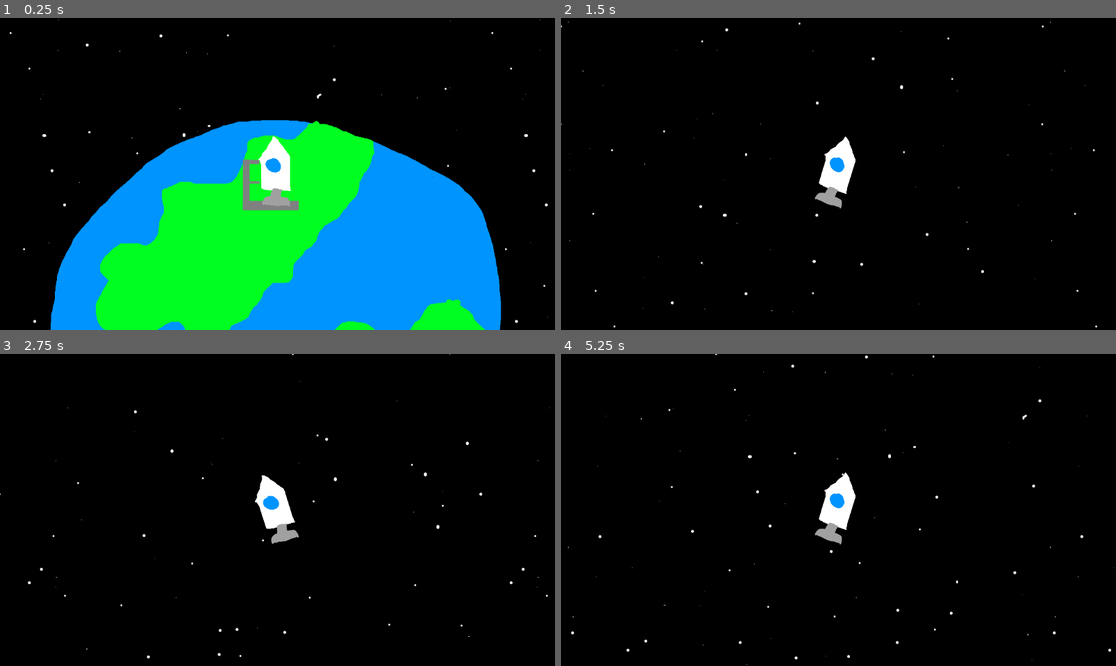
Above: before the commit, frames 1-4 (two rows, left to right).
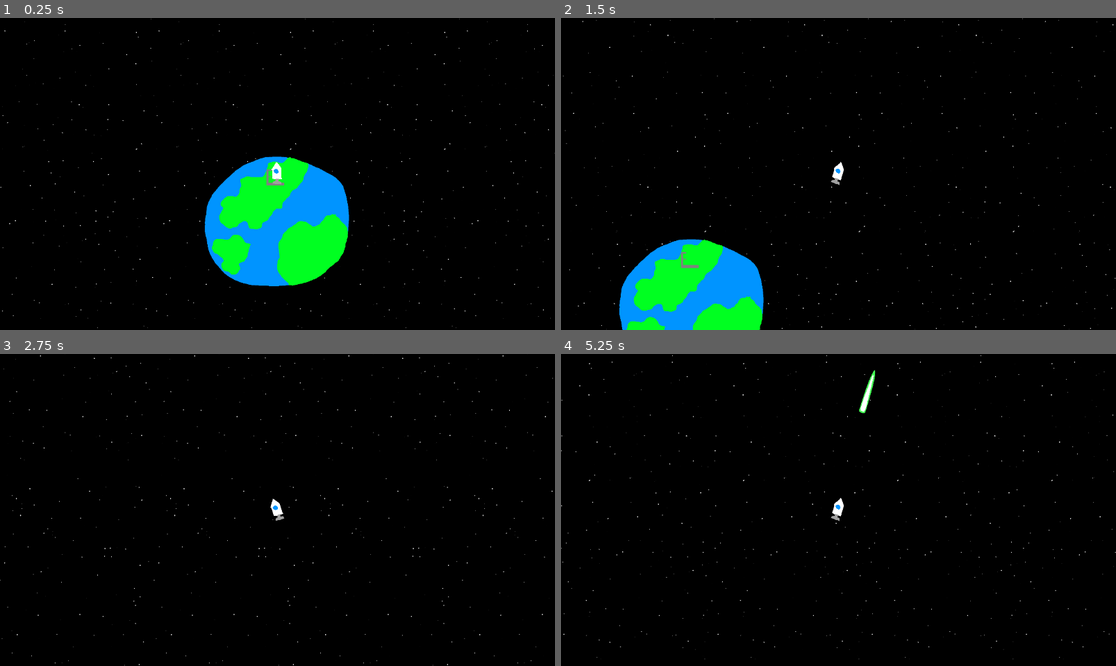
Above: after the commit, the same moments.

Repository: Simonandadog/the-most-videogame
Game: Godot game, scene res://scenes/main.tscn
Two runs of this game, one before a commit and one after it. Both use one fixed random seed, a clock stepped at 60 frames per second and the inputs below.
Inputs:
- Up to frame 1 (0.25 s): no input
- Up to frame 2 (1.5 s): tap Enter at 0.5 s; hold D (right) from 0.53 s (still down); tap E (shoot) at 0.6 s; tap Space (ASCEND) at 1.35 s
- Up to frame 3 (2.75 s): tap E (shoot) at 1.55, 2.1 s; release D (right) at 2.03 s; hold A (left) from 2.03 s (still down)
- Up to frame 4 (5.25 s): release A (left) at 2.78 s; hold D (right) 2.78-4.28 s; tap E (shoot) at 2.85, 3.8, 4.35, 5.1 s; tap Space (ASCEND) at 3.6 s; hold A (left) 4.28-5.03 s; hold D (right) from 5.03 s (still down)

The runs differ from the first frame. In frame 1, 41% of the frame differs, in the area x 0-100%, y 0-100%; in frame 2, 7.7%; in frame 3, 1.3%; in frame 4, 1.6%.
Error before the commit: Attempt to call function 'instantiate' in base 'null instance' on a null instance. (res://scripts/character_body_2d.gd:16)

Commit message:
adding gaming

Diff:
--- a/project.godot
+++ b/project.godot
@@ -43,6 +43,7 @@
 shoot={
 "deadzone": 0.2,
 "events": [Object(InputEventKey,"resource_local_to_scene":false,"resource_name":"","device":-1,"window_id":0,"alt_press …(192 unchanged characters)…
+, Object(InputEventMouseButton,"resource_local_to_scene":false,"resource_name":"","device":-1,"window_id":0,"alt_pressed":false,"shift_pressed":false,"ctrl_pressed":false,"meta_pressed":false,"button_mask":1,"position":Vector2(162, 27),"global_position":Vector2(174, 87),"factor":1.0,"button_index":1,"canceled":false,"pressed":true,"double_click":false,"script":null)
 ]
 }
 
--- a/scenes/rocket.tscn
+++ b/scenes/rocket.tscn
@@ -1,6 +1,7 @@
 [gd_scene format=3 uid="uid://bwg1ewfmk5xad"]
 
 [ext_resource type="Script" uid="uid://i1q4nnwsrxh8" path="res://scripts/character_body_2d.gd" id="1_dkv7l"]
+[ext_resource type="PackedScene" uid="uid://d1usbmfp2kjlp" path="res://scenes/area_2d_bullet.tscn" id="2_8kmw3"]
 [ext_resource type="Texture2D" uid="uid://buldppmw3pk3" path="res://art/ship frame 1.png" id="2_agf72"]
 [ext_resource type="Texture2D" uid="uid://h4x7s4bhcfx4" path="res://art/ship frame 2.png" id="3_y2y7n"]
 [ext_resource type="Texture2D" uid="uid://brdukn0v4dm66" path="res://art/ship static.png" id="4_y2y7n"]
@@ -34,9 +35,7 @@
 
 [node name="CharacterBody2D" type="CharacterBody2D" parent="." unique_id=1126901952]
 script = ExtResource("1_dkv7l")
-
-[node name="Marker2D" type="Marker2D" parent="CharacterBody2D" unique_id=414764864]
-position = Vector2(0, -225)
+bullet_scene = ExtResource("2_8kmw3")
 
 [node name="CollisionShape2D" type="CollisionShape2D" parent="CharacterBody2D" unique_id=106198992]
 position = Vector2(-20, -20)
@@ -49,4 +48,8 @@
 animation = &"static"
 autoplay = "static"
 
+[node name="Muzzle" type="Marker2D" parent="CharacterBody2D" unique_id=414764864]
+position = Vector2(-26.29, -257.37823)
+
 [node name="Camera2D" type="Camera2D" parent="CharacterBody2D" unique_id=396113402]
+zoom = Vector2(0.32, 0.32)
--- a/scripts/area_2d_bullet.gd
+++ b/scripts/area_2d_bullet.gd
@@ -1,9 +1,9 @@
 extends Area2D
 
-var speed = 5000.0
+var speed = 30000.0
 
 func _physics_process(delta):
-	position += transform.y * speed * delta
+	position += transform.y * speed * delta * -1
 
 func _on_Bullet_body_entered(body):
 	if body.is_in_group("rocks"):
--- a/scripts/character_body_2d.gd
+++ b/scripts/character_body_2d.gd
@@ -1,6 +1,6 @@
 extends CharacterBody2D
 
-@onready var area_2d_bullet: Area2D = $"/scenes/area_2d_bullet"
+@export var bullet_scene: PackedScene
 
 
 const SPEED = 1000.0
@@ -11,13 +11,11 @@
 @onready var animated_sprite_2d: AnimatedSprite2D = $AnimatedSprite2D
 
 
+
 func shoot():
-
-	var b = area_2d_bullet.instantiate()
-	add_child(b)
-	b.transform = $Muzzle.transform
-
-
+	var b = bullet_scene.instantiate()
+	get_tree().current_scene.add_child(b)  # world, not player
+	b.global_transform = $Muzzle.global_transform  # real world position
 
 
 func _physics_process(delta: float) -> void:
@@ -32,9 +30,11 @@
 			animated_sprite_2d.animation = &"flying"
 	else:
 		animated_sprite_2d.animation = &"static"
-	if distance < position.y :
+
+
+	if distance > position.y :
 		distance = position.y
-	print(distance)
+
 
 	# Get the input direction and handle the movement/deceleration.
 	# As good practice, you should replace UI actions with custom gameplay actions.
